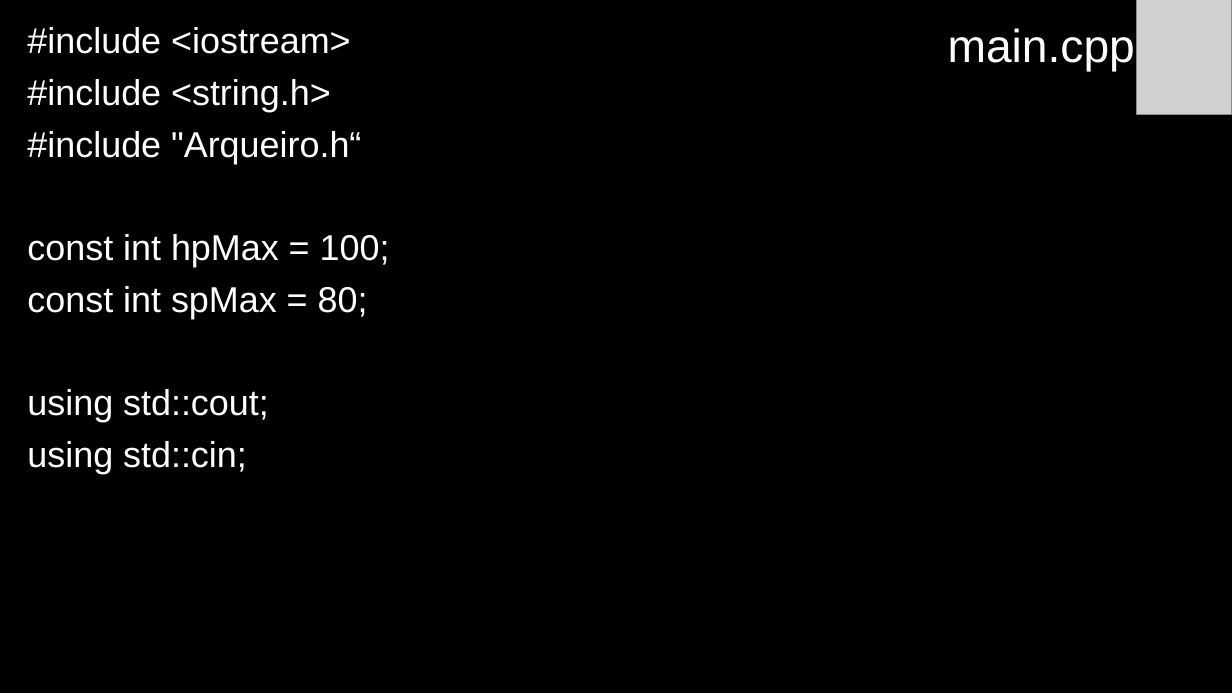
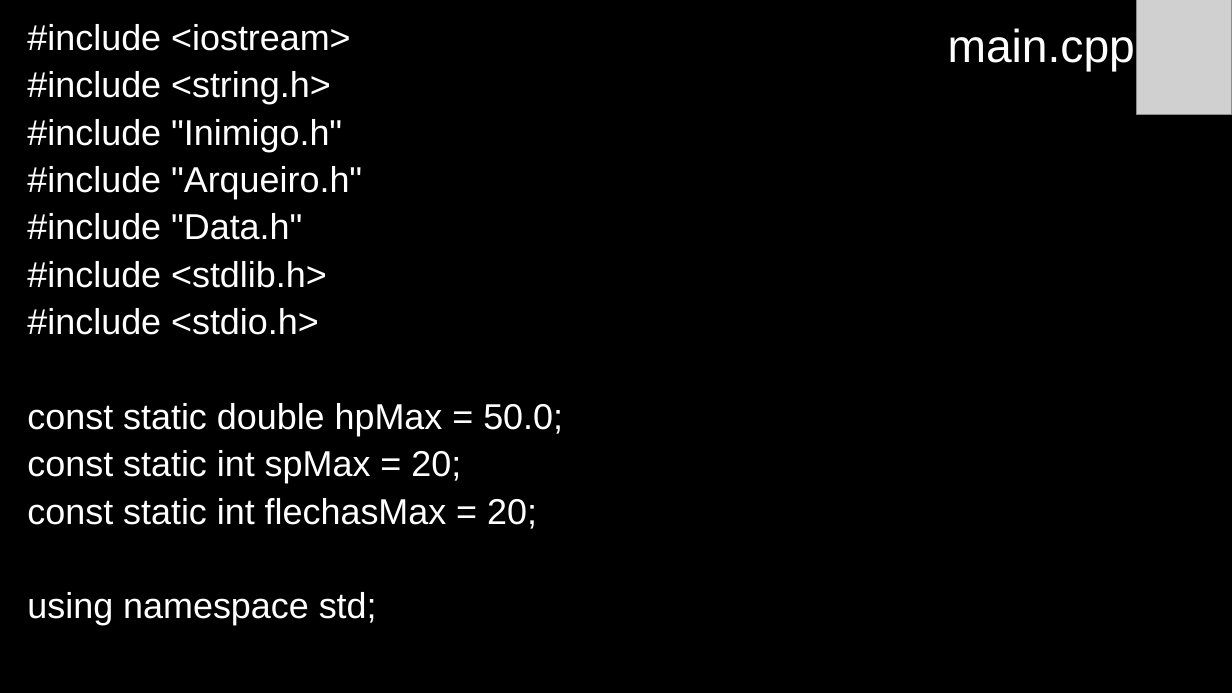
Before and after one commit to anaisabelamr/Arqueiro, a slide deck: slide 23 of Arqueiro/Arqueiro.pptx (slide 12 before the commit). Drawn at 1232x693 pixels with LibreOffice and Linux fonts; fonts in the diff are those of the drawing; grey boxes stand for pictures. Boxes give left, top, right and bottom in pixels: in the first picture for what was removed or moved away, otherwise in the second. Text is boxed around its words. In the diff, an @@ line names an element or a change of style, - is before the commit and + after.

Commit message:
Dever de casa realizado com sucesso. Classe Arqueiro criada, classe Data criada, classe Inimigo criada. UML e SLIDE atualizados.

```diff
--- a/Arqueiro/Arqueiro.pptx
+++ b/Arqueiro/Arqueiro.pptx
@@ text at bbox=[27, 24, 351, 104]: line spacing 0.9 to 0.8 @@
@@ text at bbox=[27, 119, 563, 625]: text changed @@
-#include "Arqueiro.h“
-const int hpMax = 100;
-const int spMax = 80;
-using std::cout;
-using std::cin;
+#include "Inimigo.h"
+#include "Arqueiro.h"
+#include "Data.h"
+#include <stdlib.h>
+#include <stdio.h>
+const static double hpMax = 50.0;
+const static int spMax = 20;
+const static int flechasMax = 20;
+using namespace std;
```
Also in this commit, not shown: 9 other slides changed, 18 slides added, 18 other files.
